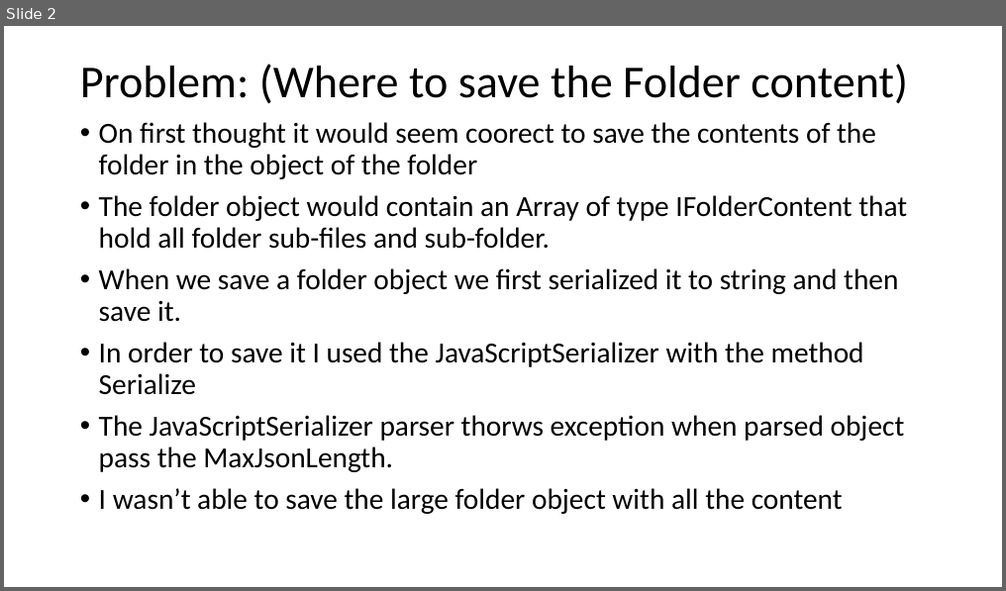
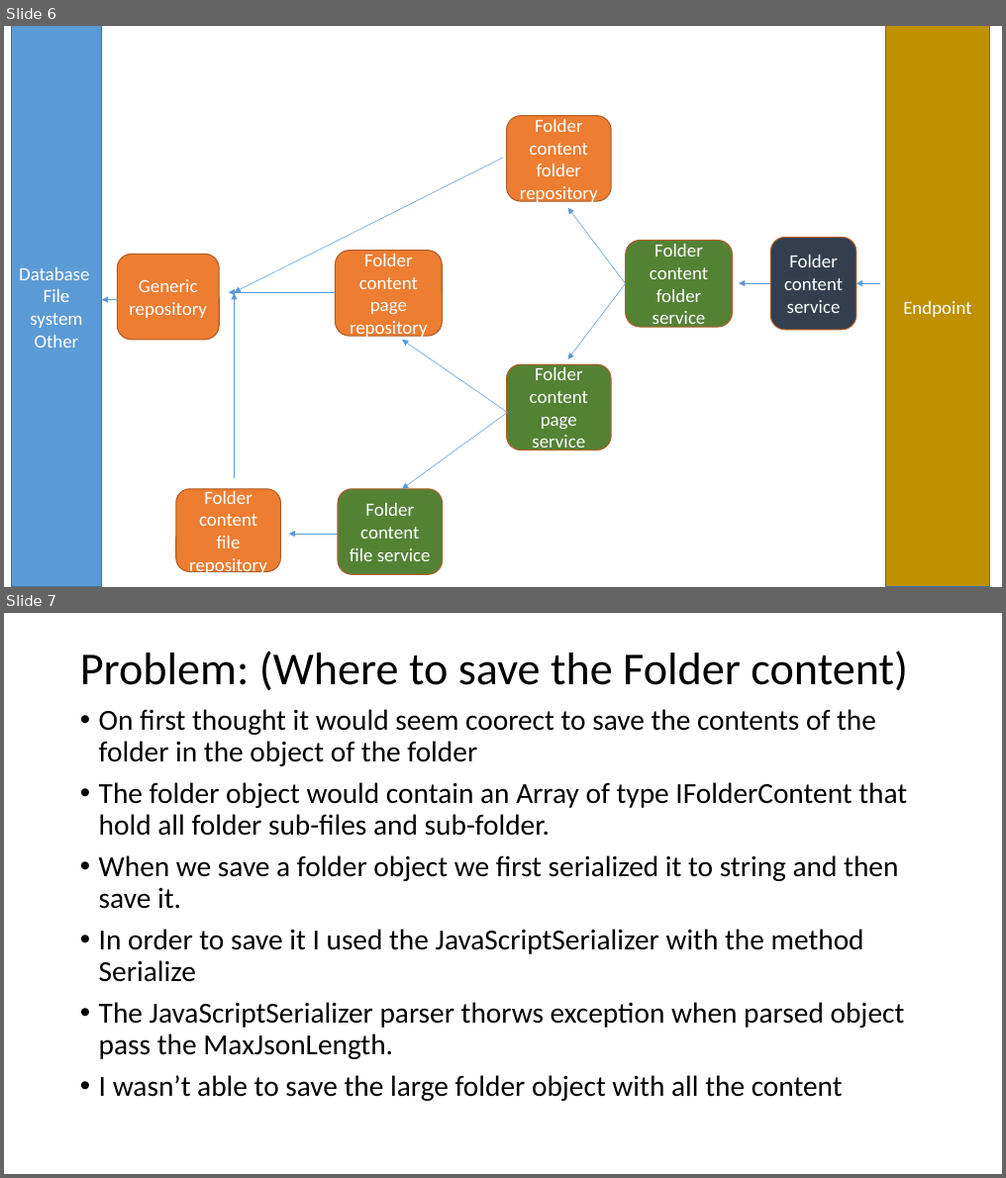
Before and after one commit to dvireich/CloudAppServer, a slide deck: Folder content manager design.pptx. Shown one above the other, each under a label of ours: slide 2 before the commit, slides 6 and 7 after it. The pictures are 1006x591 and 1006x1178 pixels, drawn with LibreOffice and Linux fonts; fonts in the diff are those of the drawing. Boxes give left, top, right and bottom in pixels: in the first picture for what was removed or moved away, otherwise in the second. Text is boxed around its words. In the diff, an @@ line names an element or a change of style, - is before the commit and + after.

```diff
--- a/Folder content manager design.pptx
+++ b/Folder content manager design.pptx
@@ slide 6 added at [4,26,1002,587], background #FFFFFF @@
@@ rectangle added at [12,26,102,587], fill #5B9BD5, outline #43739E 1 pt, 18 pt, text #FFFFFF @@
+Database
+File system
+Other
@@ rectangle added at [885,26,990,587], fill #BF9000, outline #43739E 1 pt, 18 pt, text #FFFFFF @@
+Endpoint
@@ rounded rectangle added at [506,116,611,201], fill #ED7D31, outline #AF5C24 1 pt, 18 pt, text #FFFFFF @@
+Folder content folder repository
@@ arrow added from (503, 158) to (235, 292), #5B9BD5 0.5 pt @@
@@ arrow added from (626, 284) to (567, 208), #5B9BD5 0.5 pt @@
@@ rounded rectangle added at [117,255,219,340], fill #ED7D31, outline #AF5C24 1 pt, 18 pt, text #FFFFFF @@
+Generic repository
@@ rounded rectangle added at [335,251,442,336], fill #ED7D31, outline #AF5C24 1 pt, 18 pt, text #FFFFFF @@
+Folder content page repository
@@ rounded rectangle added at [626,240,733,327], fill #548235, outline #AF5C24 1 pt, 18 pt, text #FFFFFF @@
+Folder content folder service
@@ rounded rectangle added at [770,237,856,329], fill #333F50, outline #AF5C24 1 pt, 18 pt, text #FFFFFF @@
+Folder content service
@@ arrow added from (335, 292) to (229, 292), #5B9BD5 0.5 pt @@
@@ arrow added from (626, 283) to (567, 360), #5B9BD5 0.5 pt @@
@@ arrow added from (770, 283) to (740, 283), #5B9BD5 0.5 pt @@
@@ arrow added from (880, 283) to (856, 283), #5B9BD5 0.5 pt @@
@@ arrow added from (117, 300) to (101, 300), #5B9BD5 0.5 pt @@
@@ arrow added from (235, 478) to (235, 293), #5B9BD5 0.5 pt @@
@@ arrow added from (509, 413) to (402, 340), #5B9BD5 0.5 pt @@
@@ rounded rectangle added at [506,366,611,451], fill #548235, outline #AF5C24 1 pt, 18 pt, text #FFFFFF @@
+Folder content page service
@@ arrow added from (506, 413) to (402, 489), #5B9BD5 0.5 pt @@
@@ rounded rectangle added at [176,489,281,572], fill #ED7D31, outline #AF5C24 1 pt, 18 pt, text #FFFFFF @@
+Folder content file repository
@@ rounded rectangle added at [338,489,443,574], fill #548235, outline #AF5C24 1 pt, 18 pt, text #FFFFFF @@
+Folder content file service
@@ arrow added from (338, 534) to (289, 534), #5B9BD5 0.5 pt @@
@@ what was slide 2 is now slide 7 @@
```
Also in this commit, not shown: 1 slide changed, 4 other slides added.
